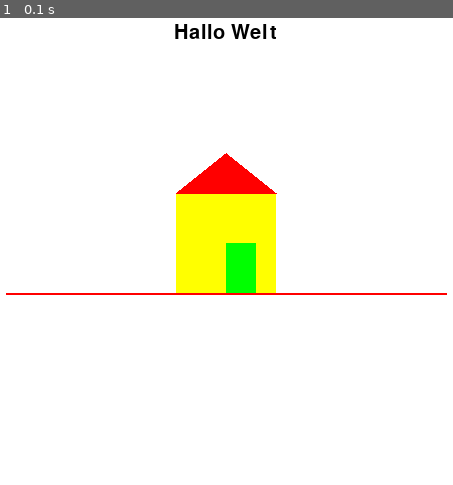
Above: before the commit, frame 1.
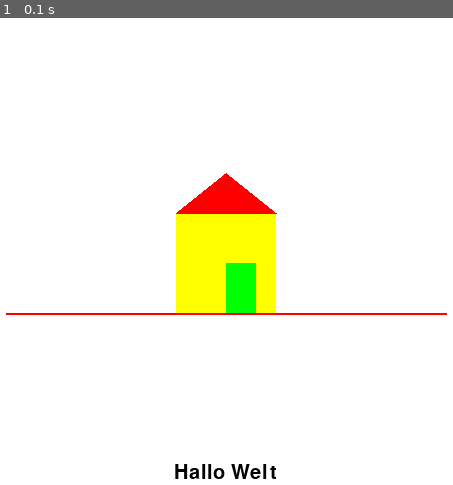
Above: after the commit, the same moment.

Repository: coderdojoka/py2cd
Game: pygame game, started from beispiele/py2cd_einfuehrung_01.py
Two runs of this game, one before a commit and one after it. Both use one fixed random seed, a clock stepped at 60 frames per second and the inputs below.
Inputs:
- Up to frame 1 (0.1 s): no input

The runs differ from the first frame. In frame 1, 4.4% of the frame differs, in the area x 1-99%, y 1-99%.

Commit message:
Koordinatensystem wieder links oben gesetzt, das es nur zu Komplikatienogefuehrt hat. Beispiele müssen noch angepasst werden.

Diff:
--- a/beispiele/beispiel_1.py
+++ b/beispiele/beispiel_1.py
@@ -25,17 +25,18 @@
 
 Spiel.init(300, 300, "Hallo Welt", aktualisiere)
 zf = Spiel.lese_zeichen_flaeche()
-flaeche = ZeichenFlaeche( ZeichenFlaeche.neue_pygame_flaeche(250, 250, False),  GELB)
+flaeche = ZeichenFlaeche(neue_pygame_flaeche(250, 250, False),  GELB)
 zf.fuege_hinzu(flaeche)
 
 p = Polygon([(20, 20), (10, 40), (40, 50), (50, 20)])
 l = Linien([(300, 20), (400, 40), (50, 200)], True)
 r = Rechteck(0,0, 40, 40, BLAU)
 
+
 schrift = Schrift(20)
 t = Text("Hallo Welt", 200, 0, schrift, BLAU, ROT)
 
-p_box = Rechteck(p.dimension.x, p.dimension.y, p.dimension.breite, p.dimension.hoehe, GRUEN)
+p_box = Rechteck(p.x, p.y, p.dimension.breite, p.dimension.hoehe, GRUEN)
 # p_box = Rechteck(l.dimension.x, l.dimension.y, l.dimension.breite, l.dimension.hoehe, GRUEN)
 
 
--- a/beispiele/py2cd_einfuehrung_01.py
+++ b/beispiele/py2cd_einfuehrung_01.py
@@ -35,21 +35,23 @@
 """
 
 # ein neues Rechteckt mit Position 270x200 und Größe 100x100 mit Farbe Gelb
-haus = Rechteck(270, 200, 100, 100, GELB)
-
-linie = Linie((100, 200), (540, 200), ROT, 2)  # Eine Linie zwischen den gegeben Punkten in Rot und 2 Pixel dick
-
+haus = Rechteck(270, 200, 100, 100, Spiel.lese_zeichen_flaeche(), GELB)
 
 # ein Polygon mit den Ecken aus der Liste und der Farbe Rot
-dach = Polygon([(270, 300), (320, 340), (370, 300)],ROT)
+dach = Polygon([(270, 200), (320, 160), (370, 200)], Spiel.lese_zeichen_flaeche(), ROT)
 
 # ein neues Rechteck mit Position 320x200 und Größe: 30x50 in grün
-tuer = Rechteck(320, 200, 30, 50, GRUEN)
+tuer = Rechteck(320, 250, 30, 50, Spiel.lese_zeichen_flaeche(), GRUEN)
 
-text = Text("Hallo Welt", 0, 0, Schrift(20))  # Text an der Stelle 0x0 mit einer Schrift in der Größe: 20
+# Eine Linie zwischen den gegeben Punkten in Rot und 2 Pixel dick
+boden = Linie((100, 300), (540, 300), Spiel.lese_zeichen_flaeche(), ROT, 2)
+
+# Text an der Stelle 0x0 mit einer Schrift in der Größe: 20
+text = Text("Hallo Welt", 0, 0, Schrift(20), Spiel.lese_zeichen_flaeche())
 
 # setzt die Position an die gegebene Stelle: oben mittig mit Abstand 10 pixel vom Rand
-text.setze_position((Spiel.breite - text.dimension.breite)/2, Spiel.hoehe - text.dimension.hoehe - 10)
+text.setze_position((Spiel.breite - text.breite) / 2, Spiel.hoehe - text.hoehe - 10)
+
 
 Spiel.starten()
 """
--- a/py2cd/anim.py
+++ b/py2cd/anim.py
@@ -19,7 +19,7 @@
     Zeigt einen Animation an, indem eine Liste von Bildern(ZeichenFlaechen) in angegeben Zeitabschnitten durchgewechselt werden.
     """
 
-    def berechne_groesse(self):
+    def lese_dimension(self):
         return Box(0, 0, self.breite, self.hoehe)
 
     def __init__(self, flaechen, alpha=True):
--- a/py2cd/box.py
+++ b/py2cd/box.py
@@ -1,30 +1,38 @@
 __author__ = 'Mark Weinreuter'
 
-def umgebendes_rechteck(punkte, e_hoehe):
-    r = Box(punkte[0][0], punkte[0][1], punkte[0][0], punkte[0][1])
+
+def berechne_groesse(punkte):
+    x = punkte[0][0]
+    y = punkte[0][1]
+    breite = punkte[0][0]
+    hoehe = punkte[0][1]
+
     for p in punkte:
 
-        if p[0] < r.x:
-            r.x = p[0]
+        if p[0] < x:
+            x = p[0]
 
-        if p[0] > r.breite:
-            r.breite = p[0]
+        if p[0] > breite:
+            breite = p[0]
 
-        if p[1] < r.y:
-            r.y = p[1]
+        if p[1] < y:
+            y = p[1]
 
-        if p[1] > r.hoehe:
-            r.hoehe = p[1]
+        if p[1] > hoehe:
+            hoehe = p[1]
 
     # größe anpassen
-    r.breite -= r.x
-    r.hoehe -= r.y
+    breite -= x
+    hoehe -= y
 
-    r.y = e_hoehe - r.y - r.hoehe
-    return r
+    return breite, hoehe
 
 
 class Box:
+    """
+    Eine einfache Box (Rechteck) mit Position und Breite, Hoehe
+    """
+
     def __init__(self, x, y, breite, hoehe):
         self.x = x
         self.y = y
--- a/py2cd/flaeche.py
+++ b/py2cd/flaeche.py
@@ -1,10 +1,30 @@
-import py2cd
-
 __author__ = 'Mark Weinreuter'
 
+import py2cd
 import pygame
-from py2cd.box import Box
 from py2cd.objekte import ZeichenbaresObjekt
+
+
+def neue_pygame_flaeche(breite, hoehe, alpha=False):
+    """
+    Erstellt einen neues pygame.Surface Objekt, das intern zum Zeichnen verwendet wird.
+    :param breite:
+    :type breite:
+    :param hoehe:
+    :type hoehe:
+    :param alpha:
+    :type alpha:
+    :return:
+    :rtype:pygame.Surface
+    """
+    if alpha:
+        flaeche = pygame.Surface([breite, hoehe], pygame.SRCALPHA, 32)
+        """:type:pygame.Surface"""
+        flaeche.convert_alpha()
+    else:
+        flaeche = pygame.Surface([breite, hoehe])
+
+    return flaeche
 
 
 class ZeichenFlaeche(ZeichenbaresObjekt):
@@ -12,17 +32,36 @@
     Eine Fläche auf der gezeichnet werden kann. Es können z.B. Rechtecke oder Bilder gezeichnet werden.
     """
 
-    def berechne_groesse(self):
-        return Box(0, 0, self.breite, self.hoehe)
+    def __init__(self, x, y, pygame_flaeche, eltern_flaeche, farbe=None):
+        """
+        Eine neue Zeichenfläche
+        :param x:
+        :type x: float
+        :param y:
+        :type y: float
+        :param pygame_flaeche:
+        :type pygame_flaeche: pygame.Surface
+        :param eltern_flaeche:
+        :type eltern_flaeche:
+        :param farbe:
+        :type farbe: tuple[int]
+        :return:
+        :rtype:
+        """
+        super().__init__(x, y, pygame_flaeche.get_width(), pygame_flaeche.get_height(), eltern_flaeche, farbe)
 
-    def __init__(self, pygame_flaeche, farbe=None):
         self._zeichenbareObjekte = []
+        """
+        Liste aller ZeichenbarenObjekte, die auf dieser Fläche gezeichnet werden
+        :type: list[ZeichenbaresObjekt]
+        """
+
         self._pyg_flaeche = pygame_flaeche
-        self.breite = pygame_flaeche.get_width()  # dürfen nicht nachträglich geändert werden
-        self.hoehe = pygame_flaeche.get_height()
-        """:type:pygame.Surface """
+        """
+        Die eigentliche pygame Zeichenfläche auf der gezeichnet wird.
+        :type:pygame.Surface
+        """
 
-        super().__init__(farbe, None)
 
     @staticmethod
     def lade_bild_aus_datei(pfad, alpha=False):
@@ -49,28 +88,6 @@
 
         return ZeichenFlaeche(img, py2cd.spiel.Spiel.haupt_flaeche)
 
-    @staticmethod
-    def neue_pygame_flaeche(breite, hoehe, alpha=False):
-        """
-        Erstellt einen neues pygame.Surface Objekt, das intern zum Zeichnen verwendet wird.
-        :param breite:
-        :type breite:
-        :param hoehe:
-        :type hoehe:
-        :param alpha:
-        :type alpha:
-        :return:
-        :rtype:pygame.Surface
-        """
-        if alpha:
-            flaeche = pygame.Surface([breite, hoehe], pygame.SRCALPHA, 32)
-            """:type:pygame.Surface"""
-            flaeche.convert_alpha()
-        else:
-            flaeche = pygame.Surface([breite, hoehe])
-
-        return flaeche
-
     def fuege_hinzu(self, objekt):
         """
         Fügt ein zeichenbares Objekt zur Liste hinzu, d.h. es wird in jedem Update gezeichnet.
@@ -82,12 +99,14 @@
         if not issubclass(objekt.__class__, ZeichenbaresObjekt):
             raise AttributeError("Objekt muss von ZeichenbaresObjekt erben!")
 
-        # falls das objekt bereits registeriert ist, entferne es
+        # falls das Objekt bereits registeriert ist, entferne es
         if objekt._eltern_flaeche is not None:
             objekt._eltern_flaeche.entferne(objekt)
 
+        # setzt die neue Elternfläche
+        objekt._eltern_flaeche = self
+        # Zur Liste von Objekten hinzufügen
         self._zeichenbareObjekte.append(objekt)
-        objekt.setze_eltern_flaeche(self)
 
     def entferne(self, objekt):
         """
@@ -99,7 +118,7 @@
         """
         if objekt in self._zeichenbareObjekte:
             self._zeichenbareObjekte.remove(objekt)
-            objekt.setze_eltern_flaeche(None)
+            objekt._eltern_flaeche = None
 
     def zeichne_alles(self):
 
@@ -112,8 +131,7 @@
 
     def render(self, pyg_zeichen_flaeche):
         self.zeichne_alles()
-        blubb = self.y_intern
-        return pyg_zeichen_flaeche.blit(self._pyg_flaeche, (self.x_intern, self.y_intern))
+        return pyg_zeichen_flaeche.blit(self._pyg_flaeche, (self.x, self.y))
 
     def setze_farbmaske(self, farbe):
         self._pyg_flaeche.set_colorkey(farbe)
--- a/py2cd/linie.py
+++ b/py2cd/linie.py
@@ -1,7 +1,6 @@
 __author__ = 'Mark Weinreuter'
 import pygame
-import py2cd
-from py2cd.box import *
+
 from py2cd.objekte import *
 
 
@@ -11,17 +10,19 @@
     """
 
     def render(self, pyg_zeichen_flaeche):
-        return pygame.draw.line(pyg_zeichen_flaeche, self.farbe,
-                                (self.x_intern, self.y_intern),
-                                (self.x_intern + self.ende[0], self.y_intern + self.ende[1]), self.dicke)
+        pygame.draw.line(pyg_zeichen_flaeche, self.farbe,
+                         (self.x, self.y), self.__verschobenes_ende, self.dicke)
 
-    def __init__(self, start, ende, farbe=(0, 0, 0), dicke=1):
+    def aktualisiere_end_punkt(self):
+        self.__verschobenes_ende = (self.x + self.__ende[0], self.y + self.__ende[1])
+
+    def __init__(self, start, ende, eltern_flaeche, farbe=(0, 0, 0), dicke=1):
         """
-
+        Erstellt eine neue Linie zwischen den beiden gegebenen Punkten.
         :param start
-        :type start: tuple[int]
+        :type start: tuple[float]
         :param ende
-        :type ende: tuple[int]
+        :type ende: tuple[float]
         :param farbe:
         :type farbe: tuple[int]
         :param dicke:
@@ -30,15 +31,15 @@
         :rtype:
         """
 
-        # punkte umrechnen, so dass diese bei 0,0 beginnen
-        self.ende = (ende[0] - start[0], -(ende[1] - start[1]))
+        # punkte umrechnen, so dass diese bei 0,0 beginnen, und start zu x,y Position wird
+        self.__start = start
+        self.__ende = (ende[0] - start[0], -(ende[1] - start[1]))
         self.dicke = dicke
 
-        super().__init__(farbe, py2cd.spiel.Spiel.haupt_flaeche)
+        self.__verschobenes_ende = self.__ende
+        """
+        Internes Tupel für den Endpunkt, der aktualisiert werden muss, wenn die Position geändert wird
+        :type: tuple[float]
+        """
 
-        # reihenfolge!
-        self.x_intern = start[0]
-        self.y_intern = start[1] - self.dimension.hoehe
-
-    def berechne_groesse(self):
-        return umgebendes_rechteck([(0, 0), self.ende], self._eltern_flaeche.dimension.hoehe)
+        super().__init__(start[0], start[1], self.__ende[0], self.__ende[1], eltern_flaeche, farbe, self.aktualisiere_end_punkt)
--- a/py2cd/objekte.py
+++ b/py2cd/objekte.py
@@ -6,18 +6,25 @@
     Überklasse für alle zeichenbaren Objekte. Diese haben ein Position (x,y) und eine Farbe.
     """
 
-    def __init__(self, farbe, eltern_flaeche, x=0, y=0):
+    def __init__(self, x, y, breite, hoehe, eltern_flaeche, farbe, position_geändert=lambda: None):
         """
-
+         Ein neues Zeichenbares Objekt mit der gegebenen (Hintergrund-)Farbe und Elternflaeche.
+        :param x:
+        :type x: float
+        :param y:
+        :type y: float
+        :param breite:
+        :type breite: float
+        :param hoehe:
+        :type hoehe: float
         :param farbe:
         :type farbe:tuple[int]
-        :param x:
-        :type x: int
-        :param y:
-        :type y: int
+        :param eltern_flaeche:
+        :type eltern_flaeche: py2cd.flaeche.ZeichenFlaeche
         :return:
         :rtype:
         """
+
         self.farbe = farbe
         """:type: tuple[int]"""
 
@@ -27,22 +34,48 @@
         self.__x = x
         """:type: float """
 
-        self.__y = 0
+        self.__y = y
         """:type: float """
 
-        self.position_geaendert = lambda: None
+        self.__hoehe = hoehe
+        """
+        Die Höhe der umgebenden Box
+        """
+
+        self.__breite = breite
+        """
+        Die Breite der umgebenden Box
+        """
+
+        self.position_geaendert = position_geändert
         """
         Funktion die aufgerufen wird, wenn die Position geändert wurde.
         :type: (None)->None
         """
 
-        self.dimension = self.berechne_groesse()
-        """:type: Box"""
-
         # füge das Element zum Elternelement hinzu
         if self._eltern_flaeche is not None:
             self._eltern_flaeche.fuege_hinzu(self)
 
+        self.position_geaendert()
+
+    @property
+    def breite(self):
+        """
+        Die Breite der umgebenden Box
+        :return:
+        :rtype: float
+        """
+        return self.__breite
+
+    @property
+    def hoehe(self):
+        """
+        Die Höhe der umgebenden Box
+        :return:
+        :rtype:float
+        """
+        return self.__hoehe
 
     @property
     def x(self):
@@ -53,31 +86,21 @@
         """
         return self.__x
 
+    @property
+    def y(self):
+        return self.__y
 
     @property
-    def y(self):
-        return self._eltern_flaeche.dimension.hoehe - self.dimension.hoehe - self.__y
+    def abstand_oben(self, oben):
+        return self._eltern_flaeche.hoehe - oben
 
-    @property
-    def x_intern(self):
-        """
-        Der x-Wert gemessen an der linken oberen Ecke des Elternelementes.
-        :return:
-        :rtype: float
-        """
-        return self.__x
+    @abstand_oben.setter
+    def abstand_oben(self, oben):
+        self.__y = self._eltern_flaeche.hoehe - oben
+        self.position_geaendert()
 
-    @x_intern.setter
-    def x_intern(self, x):
-        self.__x = x
-
-    @property
-    def y_intern(self):
-        return self.__y
-
-    @y_intern.setter
-    def y_intern(self, y):
-        self.__y = self._eltern_flaeche.dimension.hoehe - (y + self.dimension.hoehe)
+    def position(self):
+        return self.__x, self.__y
 
     def render(self, pyg_zeichen_flaeche):
         """
@@ -89,9 +112,6 @@
         """
         raise NotImplementedError("render() Methode muss überschrieben werden!")
 
-    def berechne_groesse(self):
-        raise NotImplementedError("berechne_groesse muss überschrieben werden!")
-
     def zeichne(self):
         """
         Zeichnet das aktuelle Objekt
@@ -99,32 +119,6 @@
         :rtype:
         """
         self.render(self._eltern_flaeche._pyg_flaeche)
-
-    def setze_eltern_flaeche(self, flaeche):
-        """
-
-        :param flaeche:
-        :type flaeche:py2cd.flaeche.ZeichenFlaeche
-        :return:
-        :rtype:
-        """
-
-        # alte position speichern
-        old_x = 0
-        old_y = 0
-
-        if self._eltern_flaeche is not None:
-            old_x = self.x_intern
-            old_y = self.y_intern
-
-        self._eltern_flaeche = flaeche
-
-        # die alte position auf der neuen setzen
-        if flaeche is not None:
-            self.x_intern = old_x
-            self.y_intern = old_y
-
-            self.zeichne()
 
 
     def aendere_position(self, x, y):
@@ -137,35 +131,37 @@
         :return:
         :rtype:
         """
-        self.x_intern += x
-        self.y_intern = self.y + y  # invertiertes Koordinatensystem bezüglich y!
+        self.__x += x
+        self.__y += y
         self.position_geaendert()
+
 
     def setze_position(self, x=0, y=0):
         self.__x = x
-        self.y_intern = y
+        self.__y = y
         self.position_geaendert()
 
+
     def zentriere(self):
-
-        d_breite = self._eltern_flaeche.breite - self.dimension.breite
-        d_hoehe = self._eltern_flaeche.hoehe - self.dimension.hoehe
+        d_breite = self._eltern_flaeche.breite - self.breite
+        d_hoehe = self._eltern_flaeche.hoehe - self.hoehe
         self.__x = d_breite / 2
-        self.y_intern = d_hoehe / 2
+        self.__y = d_hoehe / 2
         self.position_geaendert()
 
     def lese_welt_position(self):
-        x = self.x_intern
-        y = self.y_intern
+        x = self.x
+        y = self.y
 
         obj = self._eltern_flaeche
 
-        while obj is not None and obj.dimension is not None:
-            x += obj.x_intern
-            y += obj.y_intern
+        while obj is not None:
+            x += obj.x
+            y += obj.y
             obj = obj._eltern_flaeche
 
         return x, y
+
 
     def punkt_in_rechteck(self, punkt):
         """
@@ -176,8 +172,8 @@
         :rtype:
         """
         start = self.lese_welt_position()
-        print(punkt, "start", start, self.dimension)
-        left = (start[0] <= punkt[0] <= (start[0] + self.dimension.breite))
-        top = (start[1] <= punkt[1] <= (start[1] + self.dimension.hoehe))
+
+        left = (start[0] <= punkt[0] <= (start[0] + self.breite))
+        top = (start[1] <= punkt[1] <= (start[1] + self.hoehe))
 
         return left and top
--- a/py2cd/poly.py
+++ b/py2cd/poly.py
@@ -1,28 +1,32 @@
 __author__ = 'Mark Weinreuter'
 
 import pygame
-import py2cd
+
 from py2cd.objekte import *
 from py2cd.box import *
 
 
 class Polygon(ZeichenbaresObjekt):
-    def __init__(self, punkte, farbe=(0, 0, 0), dicke=0):
+
+    def __init__(self, punkte, eltern_flaeche, farbe=(0, 0, 0), dicke=0):
         """
         Erstellt ein neues Polygon mit den gegebenen Eckpunkte
         :param punkte:
-        :type punkte: list [int, int]
+        :type: punkte: list [int, int]
+        :param eltern_flaeche:
+        :type eltern_flaeche: py2cd.flaeche.ZeichenFlaeche
+        :param farbe:
+        :type: farbe: tuple [int]
         :param dicke:
-        :type dicke: int
-        :param farbe:
-        :type farbe: tuple [int]
+        :type: dicke: int
         :return:
         :rtype:
         """
 
-        x = punkte[0][0]  # x und y speichern und später setzen
+        # Konvertiere die Punkte so, das der erset Punkt bei (0,0) liegt und der erste Punkt wird als x,y-Koordinaten
+        x = punkte[0][0]
         y = punkte[0][1]
-        self.punkte = [(p[0] - punkte[0][0], -(p[1] - punkte[0][1])) for p in punkte]
+        self._punkte = [(p[0] - x, (p[1] - y)) for p in punkte]
         """
         Die Punkteliste. Die Punkte werden so umgerechnet, dass sie relativ zum Startpunkt sind.
         :type: list[int, int]
@@ -35,25 +39,17 @@
         :type: int
         """
 
-        # parent init()
-        super().__init__(farbe, py2cd.spiel.Spiel.haupt_flaeche)
+        # berechne die Größe
+        dim = berechne_groesse(self._punkte)
 
-
-        # position jetzt setzen
-        self.x_intern = x
-        self.y_intern = y - self.dimension.hoehe  # cheat um für den setter zu überlisten :D
-
-        self.position_geaendert = self._aktualisiere_punkte  # aktualisierungsfunktion bei punktänderung
-        self._aktualisiere_punkte()
+        # Eltern init()
+        super().__init__(x, y, dim[0], dim[1], eltern_flaeche, farbe, self._aktualisiere_punkte)
 
     def render(self, pyg_zeichen_flaeche):
         return pygame.draw.polygon(pyg_zeichen_flaeche, self.farbe, self._verschobene_punkte, self.dicke)
 
     def _aktualisiere_punkte(self):
-        self._verschobene_punkte = [(p[0] + self.x_intern, p[1] + self.y_intern) for p in self.punkte]
-
-    def berechne_groesse(self):
-        return umgebendes_rechteck(self.punkte, self._eltern_flaeche.dimension.hoehe)
+        self._verschobene_punkte = [(p[0] + self.x, p[1] + self.y) for p in self._punkte]
 
 
 class Linien(Polygon):
@@ -61,14 +57,26 @@
     Mehrere Linie zwischen den angegebenen Punkten. Alle Punkte werden der Reihe nach verbunden. 1 -> 2 -> 3...
     """
 
-    def berechne_groesse(self):
-        return umgebendes_rechteck(self.punkte, self._eltern_flaeche.dimension.hoehe)
-
     def render(self, pyg_zeichen_flaeche):
         return pygame.draw.lines(pyg_zeichen_flaeche, self.farbe, self._geschlossen, self._verschobene_punkte,
                                  self.dicke)
 
-    def __init__(self, punkte, geschlossen=False, farbe=(0, 0, 0), dicke=1):
+    def __init__(self, punkte, eltern_flaeche, geschlossen=False, farbe=(0, 0, 0), dicke=1):
+        """
+        Erstellt ein neues Liniensystem aus den gegebenen Punkten
+        :param punkte:
+        :type punkte: list[tuple[float]]
+        :param eltern_flaeche:
+        :type eltern_flaeche: py2cd.flaeche.ZeichenFlaeche
+        :param geschlossen:
+        :type geschlossen: bool
+        :param farbe:
+        :type farbe: tuple[int]
+        :param dicke:
+        :type dicke: int
+        :return:
+        :rtype:
+        """
         self._geschlossen = geschlossen
 
-        super().__init__(punkte, farbe, dicke)
+        super().__init__(punkte, eltern_flaeche, farbe, dicke)
--- a/py2cd/rechteck.py
+++ b/py2cd/rechteck.py
@@ -1,9 +1,8 @@
+__author__ = 'Mark Weinreuter'
+
 import pygame
-import py2cd
+
 from py2cd.objekte import ZeichenbaresObjekt
-from py2cd.box import Box
-
-__author__ = 'Mark Weinreuter'
 
 
 class Rechteck(ZeichenbaresObjekt):
@@ -11,19 +10,30 @@
     Ein Rechteck, das angezeigt werden kann.
     """
 
-    def berechne_groesse(self):
-        return Box(0, 0, self.breite, self.hoehe)
+    def render(self, pyg_zeichen_flaeche):
+        pygame.draw.rect(pyg_zeichen_flaeche, self.farbe,
+                         (self.x, self.y, self.breite, self.hoehe),
+                         self.dicke)
 
-    def render(self, pyg_zeichen_flaeche):
-        return pygame.draw.rect(pyg_zeichen_flaeche, self.farbe,
-                                (self.x_intern, self.y_intern, self.breite, self.hoehe),
-                                self.dicke)
-
-    def __init__(self, x, y, breite, hoehe, farbe=(0, 0, 0), dicke=0):
-        self.breite = breite
-        self.hoehe = hoehe
+    def __init__(self, x, y, breite, hoehe, eltern_flaeche, farbe=(0, 0, 0), dicke=0):
+        """
+        Erstellt ein neues Rechteck mit den gegebenen Maßen.
+        :param x:
+        :type x: float
+        :param y:
+        :type y: float
+        :param breite:
+        :type breite: float
+        :param hoehe:
+        :type hoehe: float
+        :param eltern_flaeche:
+        :type eltern_flaeche: py2cd.flaeche.ZeichenFlaeche
+        :param farbe:
+        :type farbe: tuple[inŧ]
+        :param dicke:
+        :type dicke: int
+        :return:
+        :rtype:
+        """
+        super().__init__(x, y, breite, hoehe, eltern_flaeche, farbe)
         self.dicke = dicke
-
-        super().__init__(farbe, py2cd.spiel.Spiel.haupt_flaeche)
-        # nach init
-        self.setze_position(x, y)
--- a/py2cd/spiel.py
+++ b/py2cd/spiel.py
@@ -1,11 +1,11 @@
-import py2cd
+__author__ = 'Mark Weinreuter'
 
-__author__ = 'Mark Weinreuter'
+import sys
 
 import pygame
 from pygame.locals import *
+
 from py2cd.flaeche import ZeichenFlaeche
-import sys
 
 
 class Spiel:
@@ -64,7 +64,7 @@
         Spiel.hoehe = hoehe
 
         # die Hauptzeichenfläche des Spiels!
-        Spiel.haupt_flaeche = ZeichenFlaeche(pygame.display.set_mode((breite, hoehe)), (255, 255, 255))
+        Spiel.haupt_flaeche = ZeichenFlaeche(0, 0, pygame.display.set_mode((breite, hoehe)), None, (255, 255, 255))
 
         # Fenstertitel
         Spiel.setze_fenster_titel(titel)
--- a/py2cd/text.py
+++ b/py2cd/text.py
@@ -1,9 +1,8 @@
 __author__ = 'Mark Weinreuter'
 
 import pygame
-import py2cd
+
 from py2cd.objekte import *
-from py2cd.box import *
 
 
 class Schrift():
@@ -37,9 +36,9 @@
 
     def render(self, pyg_zeichen_flaeche):
         return pyg_zeichen_flaeche.blit(self.schrift.render(self.text, True, self.farbe, self.hintergrund),
-                                        (self.x_intern, self.y_intern))
+                                        (self.x, self.y))
 
-    def __init__(self, text, x, y, schrift, farbe=(0, 0, 0), hintergrund=None):
+    def __init__(self, text, x, y, schrift, eltern_flaeche, farbe=(0, 0, 0), hintergrund=None):
         """
         Ein neuer Text an der angebenen Position
         :param text:
@@ -59,12 +58,23 @@
         :rtype:
         """
         self.hintergrund = hintergrund
+        """
+        Die Hintergrundfarbe
+        :type: tuple[int]
+        """
         self.text = text
+        """
+        Der anzuzeigende Text
+        :type:str
+        """
         self.schrift = schrift
-        super().__init__(farbe, py2cd.spiel.Spiel.haupt_flaeche)
-        # nach init!
-        self.setze_position(x, y)
+        """
+        Die verwendete Schrift
+        :type:Schrift
+        """
 
-    def berechne_groesse(self):
+        # bereche größe
         dim = self.schrift.berechne_groesse(self.text)
-        return Box(0, 0, dim[0], dim[1])
+
+        # Eltern Konstruktor
+        super().__init__(x, y, dim[0], dim[1], eltern_flaeche, farbe)
